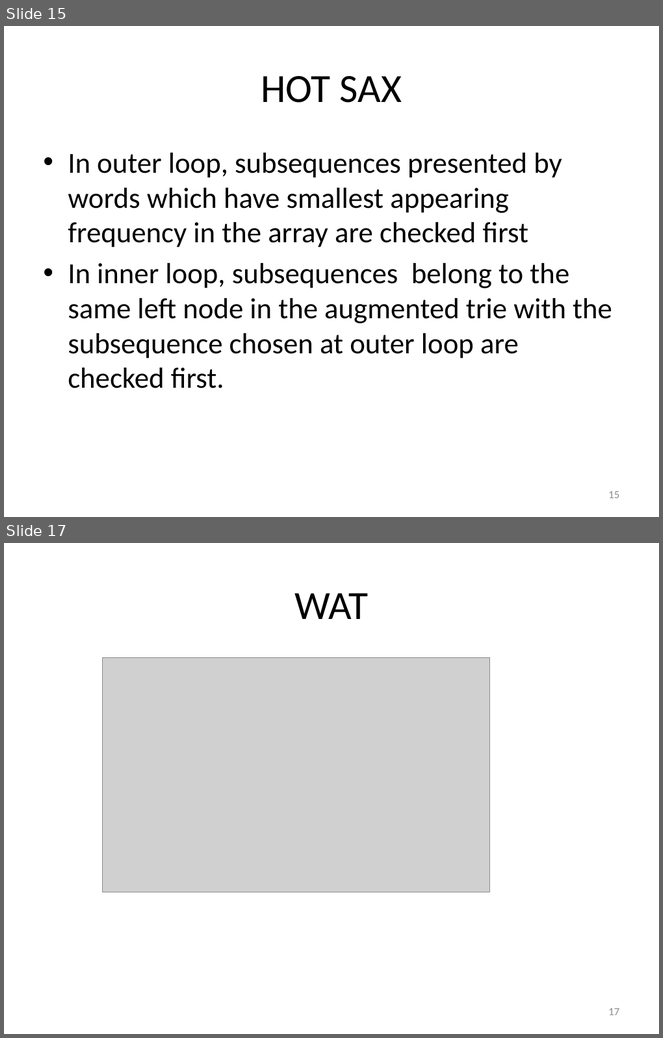
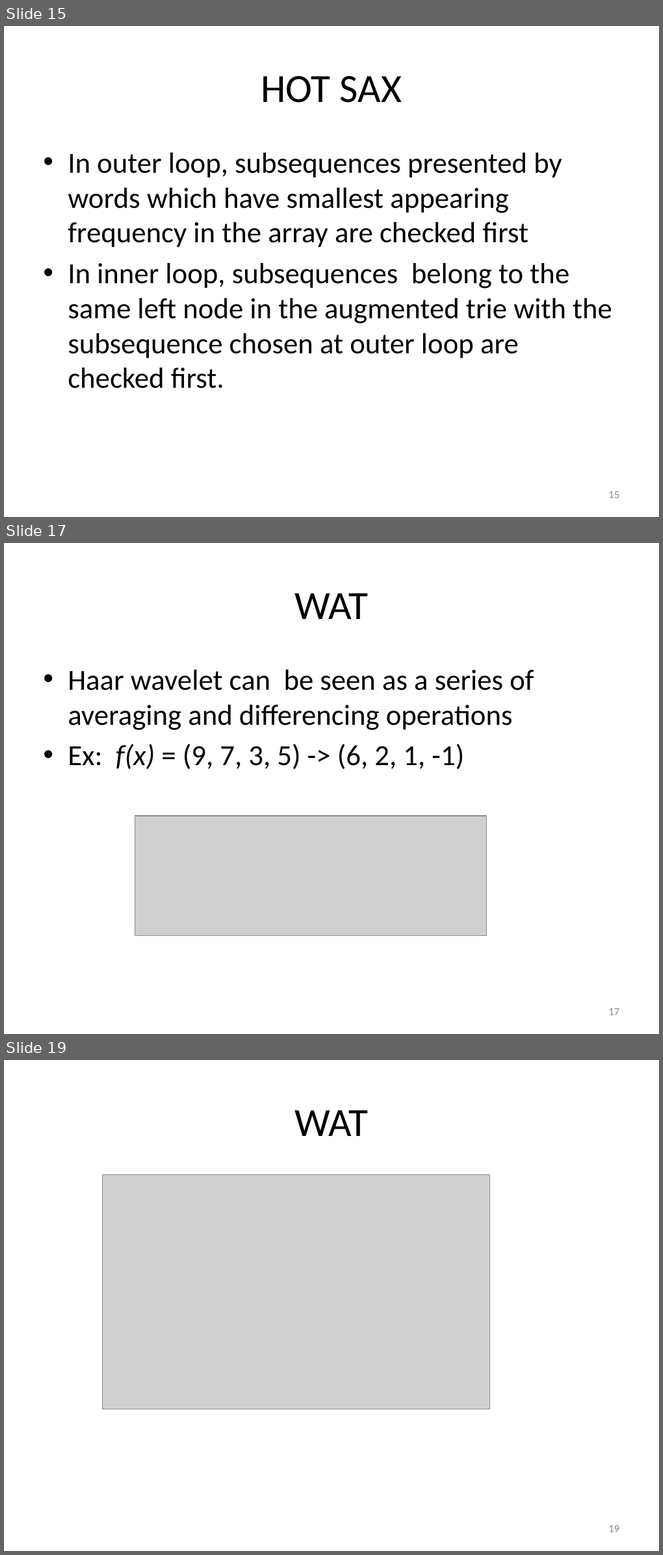
Before and after one commit to vyngo/caohoc-project-name, a slide deck: Report/Luan van pre.pptx. Shown one above the other, each under a label of ours: slides 15 and 17 before the commit, slides 15, 17 and 19 after it; the slides between them are not shown. The pictures are 663x1038 and 663x1555 pixels, drawn with LibreOffice and Linux fonts; fonts in the diff are those of the drawing; grey boxes stand for pictures. Boxes give left, top, right and bottom in pixels: in the first picture for what was removed or moved away, otherwise in the second. Text is boxed around its words. In the diff, an @@ line names an element or a change of style, - is before the commit and + after.

```diff
--- a/Report/Luan van pre.pptx
+++ b/Report/Luan van pre.pptx
@@ slide 17 added at bbox=[4, 543, 659, 1034], background #FFFFFF @@
@@ title added at bbox=[295, 593, 369, 619], 44 pt, text #000000 @@
+WAT
@@ text added at bbox=[68, 670, 534, 769], 32 pt, text #000000 @@
+• Haar wavelet can be seen as a series of averaging and differencing operations
+• Ex: f(x) = (9, 7, 3, 5) -> (6, 2, 1, -1)
@@ picture added at bbox=[135, 816, 487, 936] @@
@@ page number added at bbox=[608, 1008, 620, 1016], 12 pt, text #8C8C8C @@
+17
@@ what was slide 17 is now slide 19 @@
@@ page number at bbox=[608, 1525, 620, 1533]: text changed @@
-17
+19
```
Also in this commit, not shown: 2 slides changed, 1 other slide added, 2 other files.
